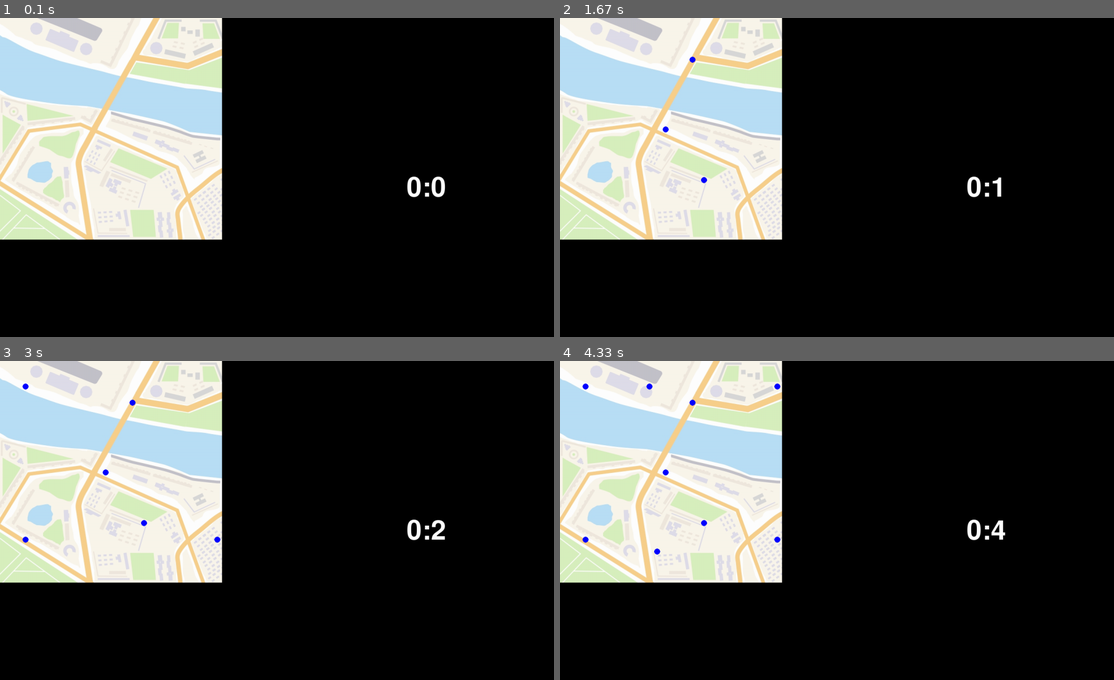
Above: before the commit, frames 1-4 (two rows, left to right).
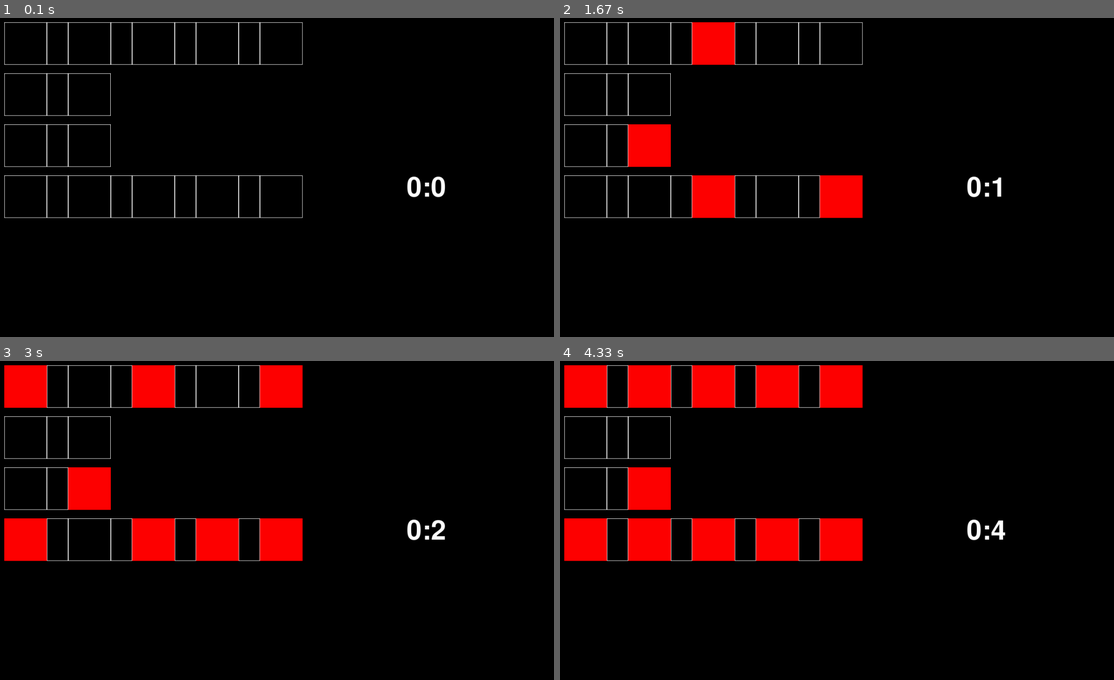
Above: after the commit, the same moments.

Repository: Alicccce/project_pygame
Game: pygame game, started from main.py
The game is run twice, just before and just after one commit, with the same random seed, the same clock (stepped at 60 frames per second) and the same inputs.
Inputs (mouse positions are in pixels of both pictures, inside the frame that each line leads up to):
- Up to frame 1 (0.1 s): no input
- Up to frame 2 (1.67 s): click (837, 177) at 0.38 s; click (704, 180) at 0.72 s; click (665, 129) at 1.05 s; click (692, 59) at 1.38 s
- Up to frame 3 (3 s): click (216, 539) at 1.72 s; click (27, 386) at 2.05 s; click (282, 386) at 2.38 s; click (27, 539) at 2.72 s
- Up to frame 4 (4.33 s): click (648, 386) at 3.05 s; click (654, 552) at 3.38 s; click (776, 386) at 4.22 s

The runs differ from the first frame. In frame 1, 28% of the frame differs, in the area x 0-55%, y 0-70%; in frame 2, 29%; in frame 3, 30%; in frame 4, 31%.

Commit message:
main_game

Diff:
--- /dev/null
+++ b/Start_display.py
@@ -0,0 +1,51 @@
+import pygame
+import os
+
+WHITE = (255, 255, 255)
+BLACK = (0, 0, 0)
+RED = (255, 0, 0)
+BLUE = (0, 0, 255)
+PINK = (255, 100, 100)
+
+
+def load_image(name, colorkey=None):
+    fullname = os.path.join('data', name)
+    image = pygame.image.load(fullname)
+    return image
+
+
+def load(surf):
+    pygame.init()
+    pygame.font.init()
+    running = True
+    size = (1300, 750)
+    clock = pygame.time.Clock()
+    img_bus_load = load_image('bus_mini.png')
+    angle = 0
+    FONT = pygame.font.SysFont("Roboto", 80)
+    finished = FONT.render("Загрузка", True, "white")
+    finished_rect = finished.get_rect(center=(640, 280))
+
+    while running:
+        surf.fill((10, 200, 150))
+        rotated_img = pygame.transform.rotozoom(img_bus_load, angle, 1)
+        surf.blit(finished, finished_rect)
+        angle += 1  #
+        if angle >= 360:
+            angle = 0
+
+        surf.blit(rotated_img,
+                  (size[0] // 2 - rotated_img.get_width() // 2, size[1] // 2 - rotated_img.get_height() // 2 + 20))
+
+        for event in pygame.event.get():
+            if event.type == pygame.QUIT:
+                running = False
+
+        pygame.display.flip()
+        clock.tick(30)
+
+    pygame.quit()
+
+
+screen = pygame.display.set_mode((1300, 750))
+load(screen)
--- a/main.py
+++ b/main.py
@@ -4,4 +4,4 @@
 
 
 screen = pygame.display.set_mode((1300, 750))
-game_two(screen)
+game_one(screen)
